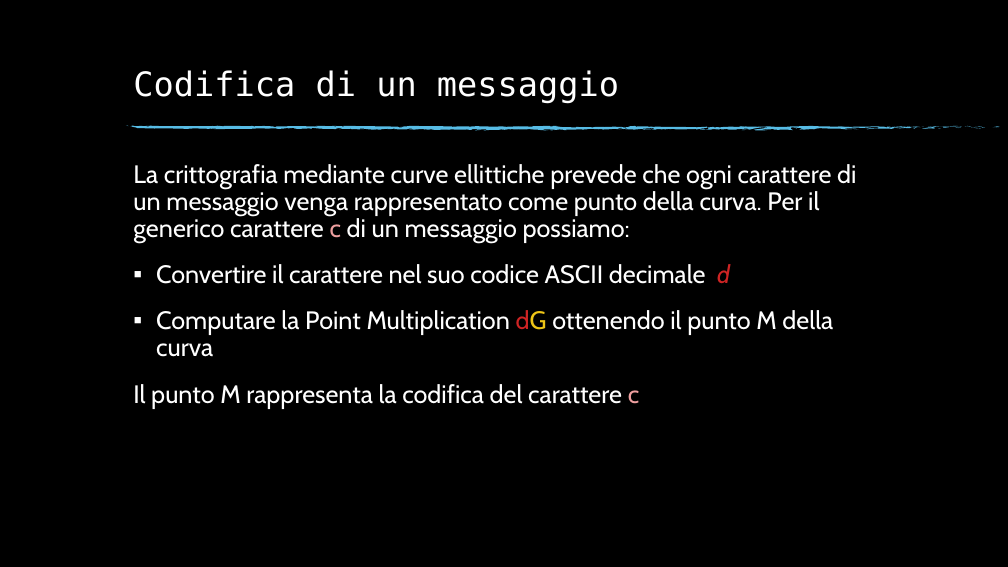
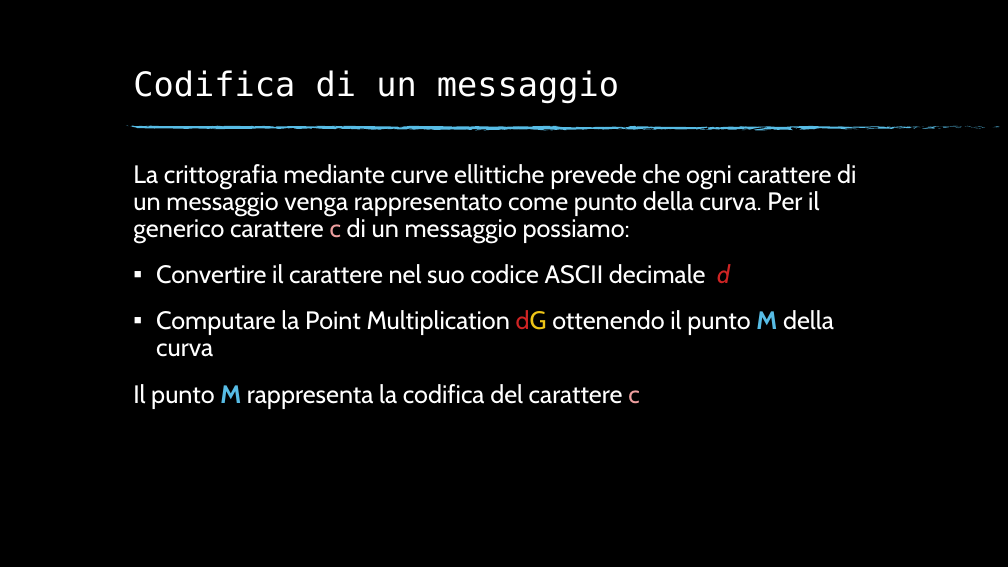
Before and after one commit to Mark692/ECC, a slide deck: slide 21 of ECC001.pptx (slide 19 before the commit). Drawn at 1008x567 pixels with LibreOffice and Linux fonts; fonts in the diff are those of the drawing; background and template pictures are left out. Boxes give left, top, right and bottom in pixels: in the first picture for what was removed or moved away, otherwise in the second. Text is boxed around its words. In the diff, an @@ line names an element or a change of style, - is before the commit and + after.

```diff
--- a/ECC001.pptx
+++ b/ECC001.pptx
@@ text at [133, 310, 834, 409]: text colour #FFFFFF to #57BCE5, bold on in "M", "M" @@
```
Also in this commit, not shown: 6 other slides changed, 9 slides added, 13 slides removed.
